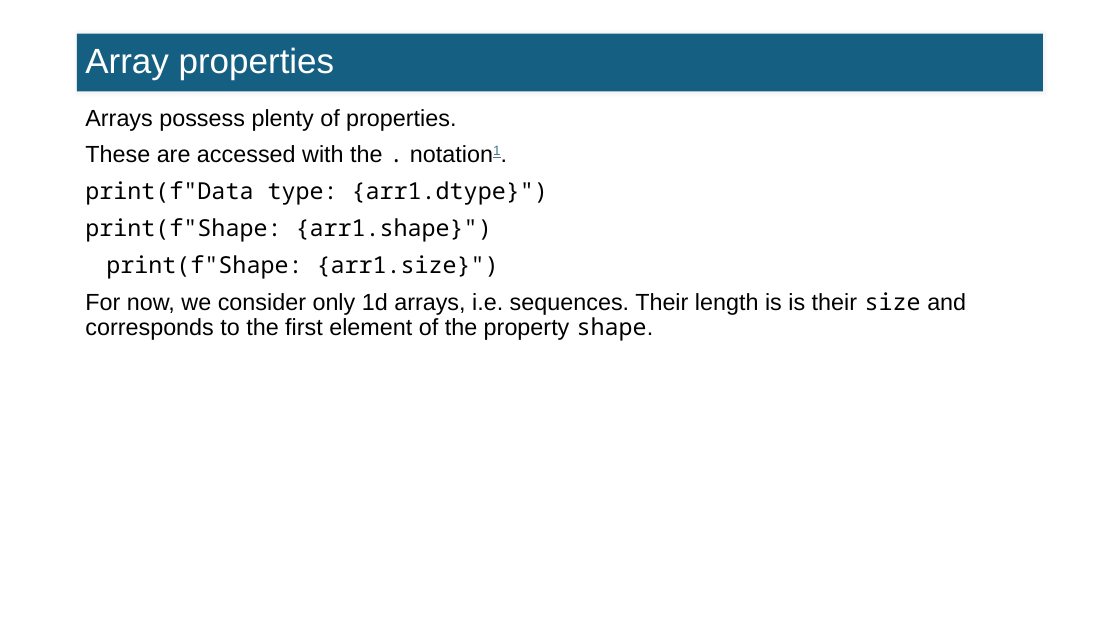
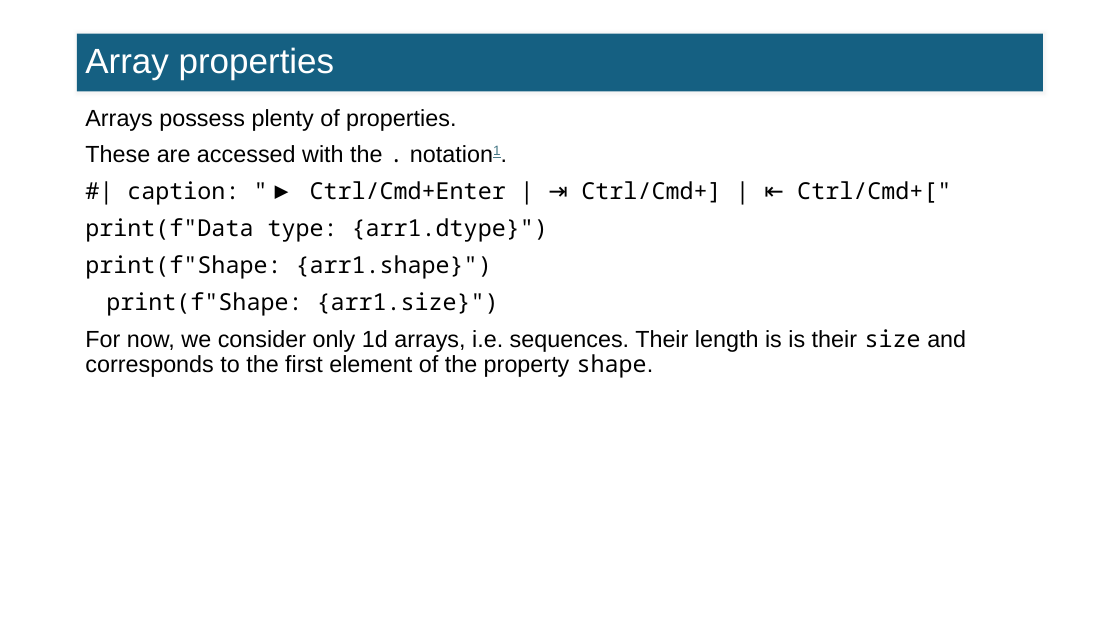
Before and after one commit to FTurci/intro-coding-data-analysis-mirror, a slide deck: slide 9 of slides/07_intro_numpy_slides.pptx. Drawn at 1120x630 pixels with LibreOffice and Linux fonts; fonts in the diff are those of the drawing. Boxes give left, top, right and bottom in pixels: in the first picture for what was removed or moved away, otherwise in the second. Text is boxed around its words. In the diff, an @@ line names an element or a change of style, - is before the commit and + after.

```diff
--- a/slides/07_intro_numpy_slides.pptx
+++ b/slides/07_intro_numpy_slides.pptx
@@ text at [85, 181, 951, 316]: text changed @@
-print(f"Data type: {arr1.dtype}")
-print(f"Shape: {arr1.shape}")
-print(f"Shape: {arr1.size}")
+#| caption: "▶ Ctrl/Cmd+Enter | ⇥ Ctrl/Cmd+] | ⇤ Ctrl/Cmd+["
+print(f"Data type: {arr1.dtype}")
+print(f"Shape: {arr1.shape}")
+print(f"Shape: {arr1.size}")
```
Also in this commit, not shown: 9 other slides changed, 50 other files.
